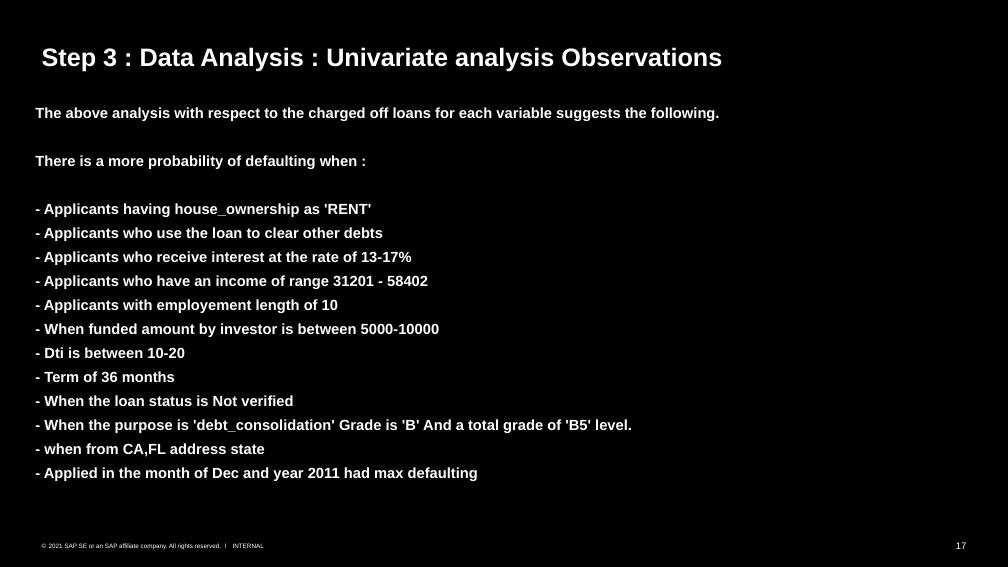
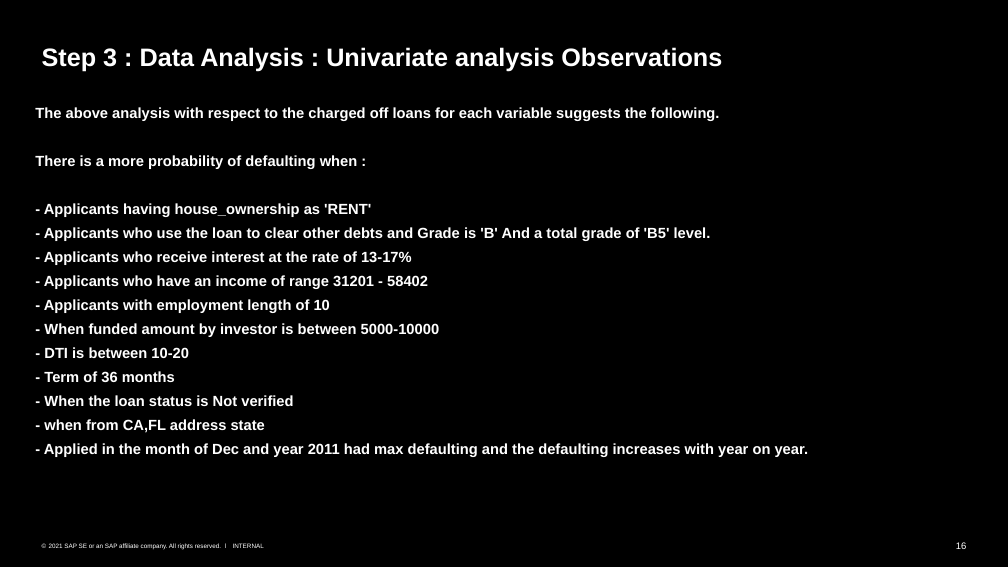
Before and after one commit to Monika1244/Lending_Club_Case_Study, a slide deck: slide 16 of Lending_Club_Case_Study.pptx (slide 17 before the commit). Drawn at 1008x567 pixels with LibreOffice and Linux fonts; fonts in the diff are those of the drawing. Boxes give left, top, right and bottom in pixels: in the first picture for what was removed or moved away, otherwise in the second. Text is boxed around its words. In the diff, an @@ line names an element or a change of style, - is before the commit and + after.

```diff
--- a/Lending_Club_Case_Study.pptx
+++ b/Lending_Club_Case_Study.pptx
@@ text at (x1=44, y1=227, x2=711, y2=241): text changed @@
-- Applicants who use the loan to clear other debts
+- Applicants who use the loan to clear other debts and Grade is 'B' And a total grade of 'B5' level.
@@ text at (x1=44, y1=299, x2=330, y2=313): text changed @@
-- Applicants with employement length of 10
+- Applicants with employment length of 10
@@ text at (x1=44, y1=347, x2=189, y2=358): text changed @@
-- Dti is between 10-20
+- DTI is between 10-20
@@ text at (x1=44, y1=419, x2=632, y2=433): paragraph removed @@
-- When the purpose is 'debt_consolidation' Grade is 'B' And a total grade of 'B5' level.
@@ text at (x1=44, y1=443, x2=809, y2=457): text changed @@
-- Applied in the month of Dec and year 2011 had max defaulting
+- Applied in the month of Dec and year 2011 had max defaulting and the defaulting increases with year on year.
@@ page number at (x1=956, y1=542, x2=967, y2=549): text changed @@
-17
+16
```
Also in this commit, not shown: 19 other slides changed, 2 slides removed.
